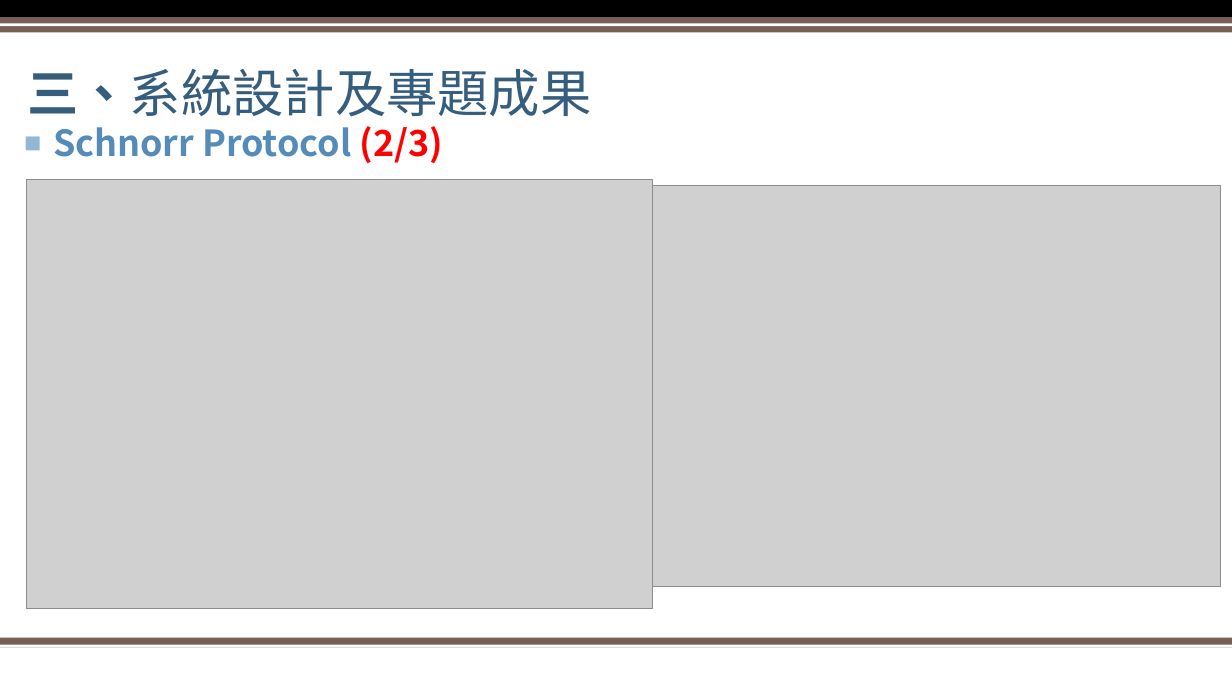
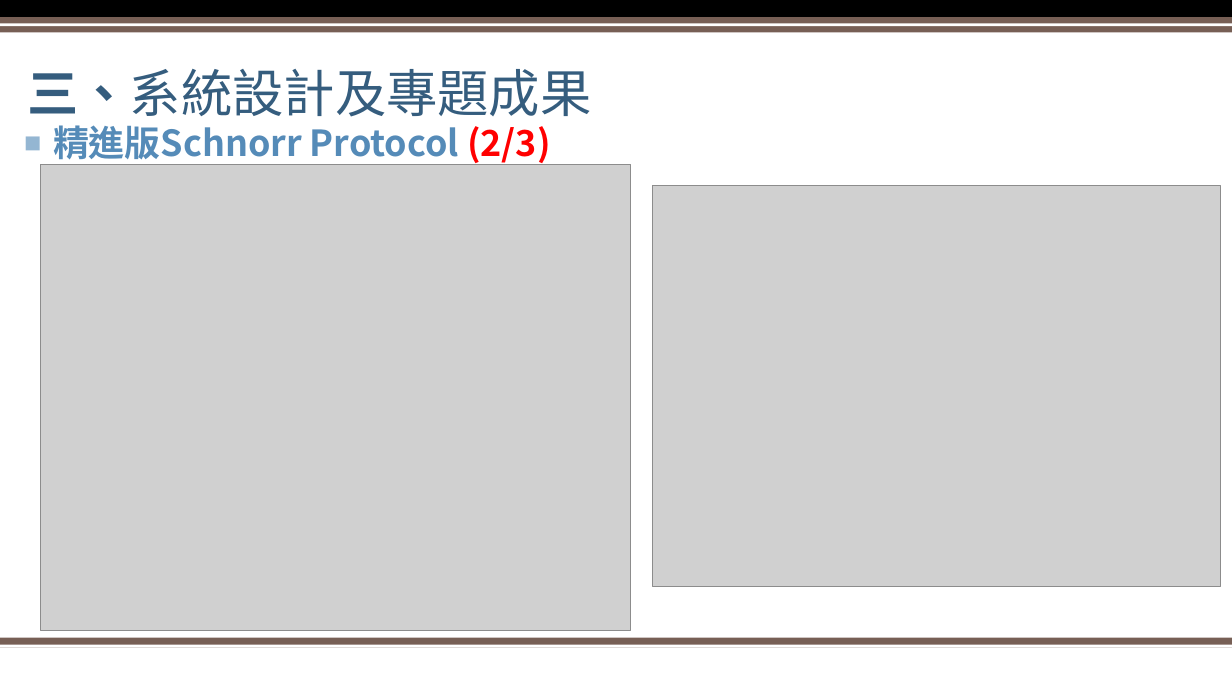
Before and after one commit to XXXaBg3619/ZKP, a slide deck: slide 13 of 密碼學期末專題簡報.pptx. Drawn at 1232x693 pixels with LibreOffice and Linux fonts; fonts in the diff are those of the drawing; grey boxes stand for pictures; background and template pictures are left out. Boxes give left, top, right and bottom in pixels: in the first picture for what was removed or moved away, otherwise in the second. Text is boxed around its words. In the diff, an @@ line names an element or a change of style, - is before the commit and + after.

Commit message:
Modify 精進版Schnorr Protocol

```diff
--- a/密碼學期末專題簡報.pptx
+++ b/密碼學期末專題簡報.pptx
@@ text at (53,125,550,166): text changed @@
-■ Schnorr Protocol (2/3)
+■ 精進版Schnorr Protocol (2/3)
@@ picture: place and size @@
-picture at (27,179,653,609)
+picture at (41,165,630,630)
```
Also in this commit, not shown: 7 other slides changed, 3 other files.
